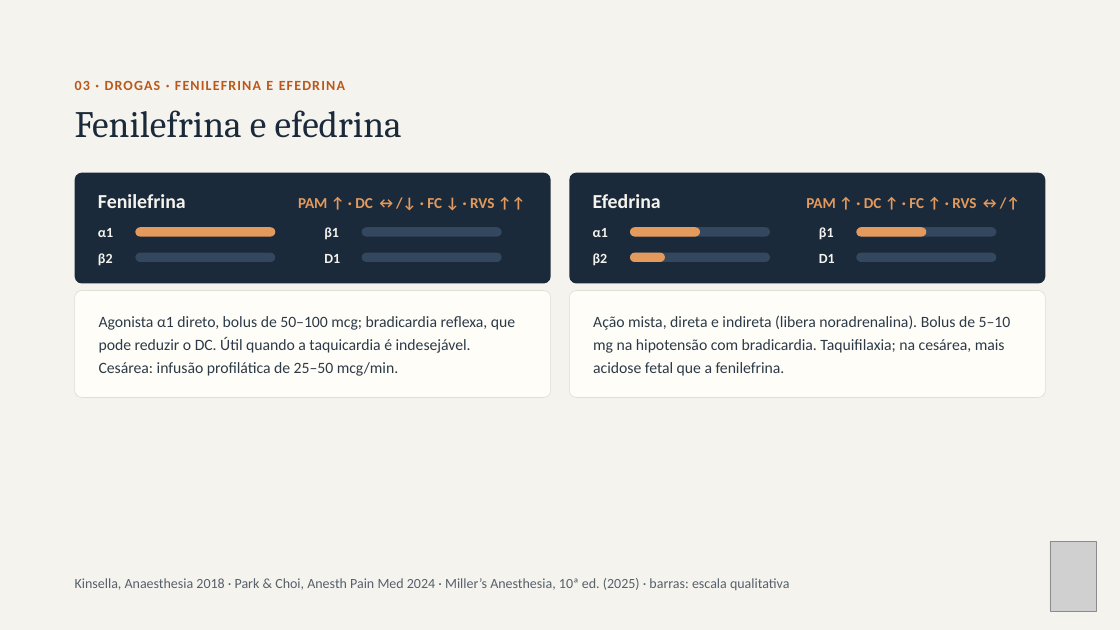
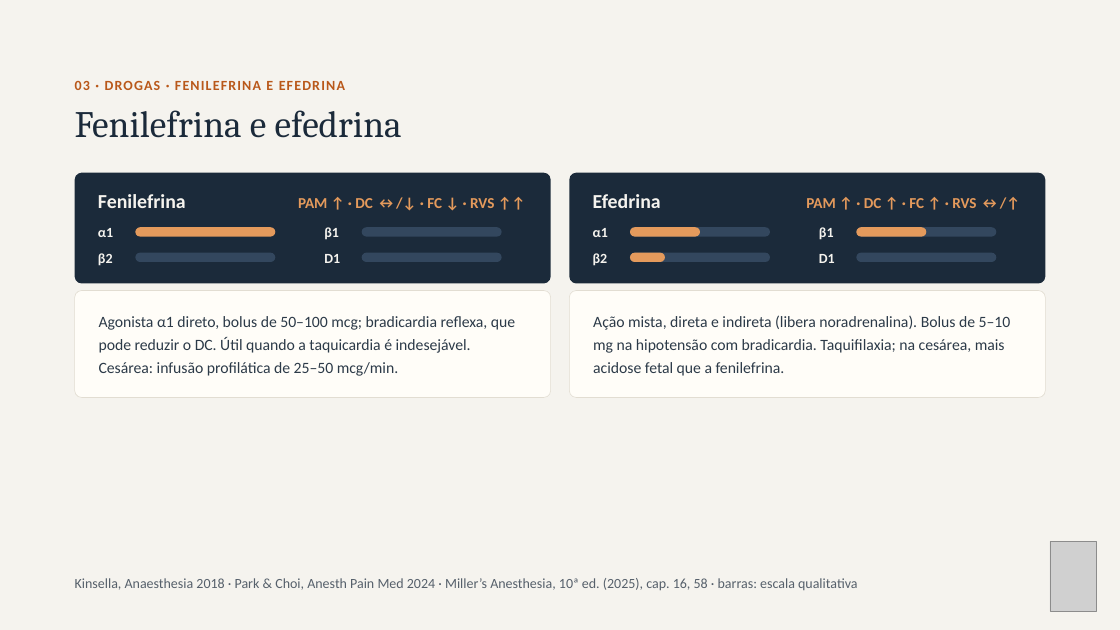
Before and after one commit to brunomoraesdubois-bit/Bruno, a slide deck: slide 12 of apresentacao/Aminas_Vasoativas.pptx. Drawn at 1120x630 pixels with LibreOffice and Linux fonts; fonts in the diff are those of the drawing; grey boxes stand for pictures. Boxes give left, top, right and bottom in pixels: in the first picture for what was removed or moved away, otherwise in the second. Text is boxed around its words. In the diff, an @@ line names an element or a change of style, - is before the commit and + after.

```diff
--- a/apresentacao/Aminas_Vasoativas.pptx
+++ b/apresentacao/Aminas_Vasoativas.pptx
@@ text at bbox=[75, 578, 857, 590]: text changed @@
-Kinsella, Anaesthesia 2018 · Park & Choi, Anesth Pain Med 2024 · Miller’s Anesthesia, 10ª ed. (2025) · barras: escala qualitativa
+Kinsella, Anaesthesia 2018 · Park & Choi, Anesth Pain Med 2024 · Miller’s Anesthesia, 10ª ed. (2025), cap. 16, 58 · barras: escala qualitativa
```
Also in this commit, not shown: 10 other slides changed, 15 other files.
